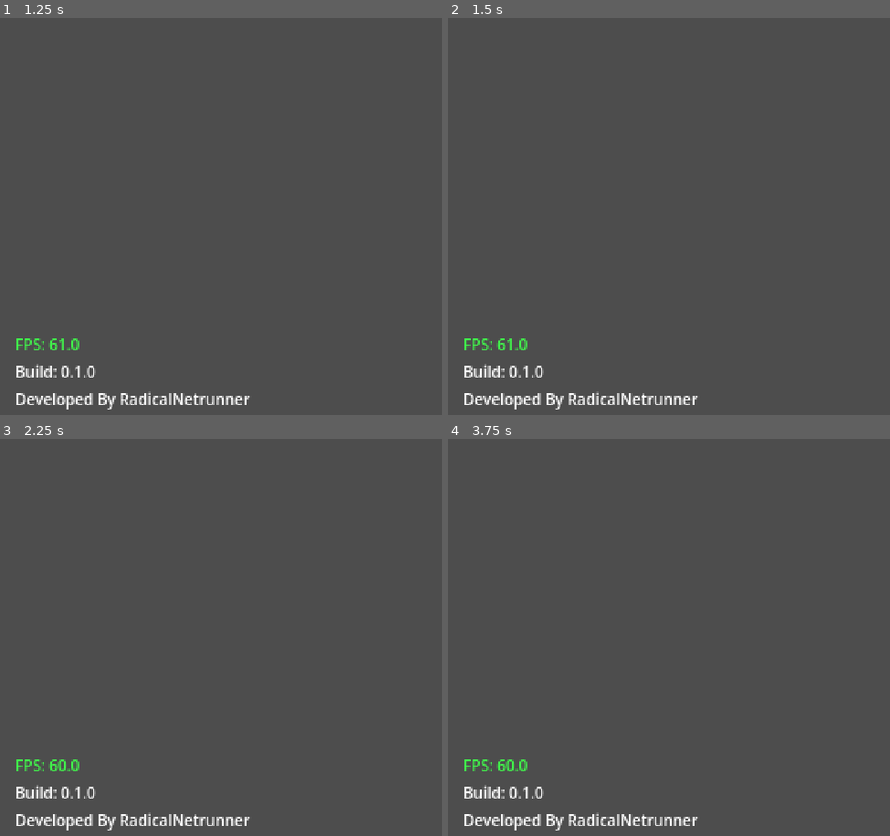
Above: before the commit, frames 1-4 (two rows, left to right).
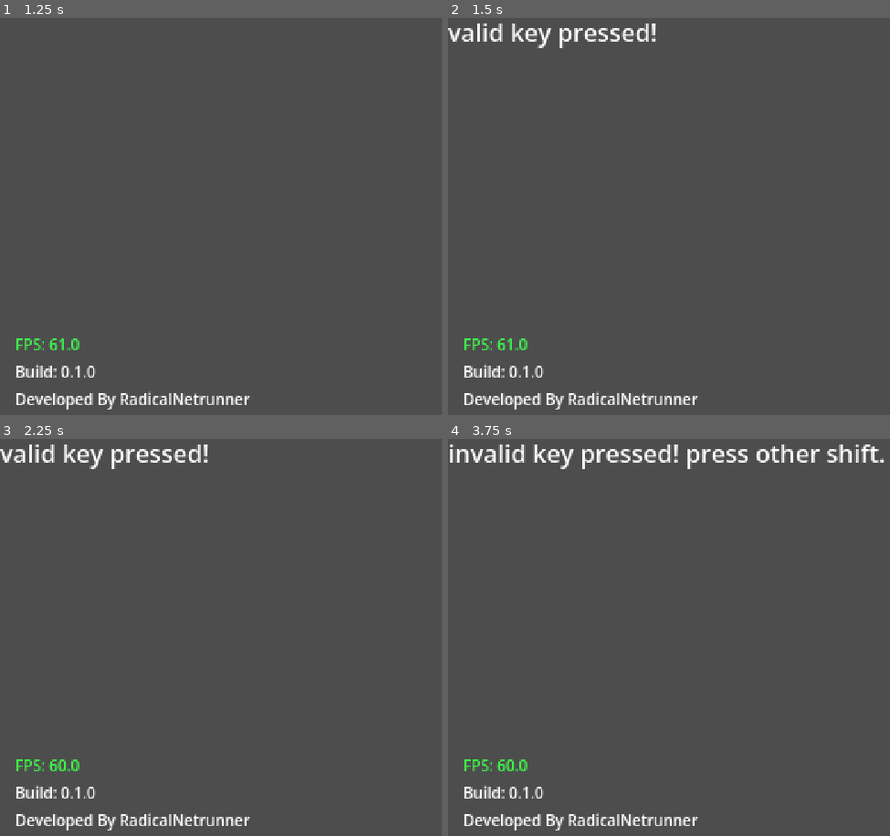
Above: after the commit, the same moments.

Repository: mcneiljv/game-off-2026
Game: Godot game, scene res://src/core/main_game/main.tscn
Same seed, same stepped clock (60 frames per second), same inputs: the game is played once before the commit and once after it.
Inputs:
- Up to frame 1 (1.25 s): tap Enter at 0.5 s
- Up to frame 2 (1.5 s): tap Space at 1.25 s; hold Shift (left_shift) from 1.28 s (still down)
- Up to frame 3 (2.25 s): tap Enter at 2 s; release Shift (left_shift) at 2.03 s
- Up to frame 4 (3.75 s): tap Space at 2.75 s; tap Enter at 3.5 s; hold Shift (left_shift) from 3.53 s (still down)

Frame 1 is identical in both runs. In frame 2, 1.0% of the frame differs, in the area x 0-48%, y 1-8%; in frame 3, 1.0%; in frame 4, 2.1%, in the area x 0-99%, y 1-8%.

Commit message:
Create button valid/invalid signals; Connect signals to label

Diff:
--- /dev/null
+++ b/src/core/main_game/label.gd
@@ -0,0 +1,19 @@
+extends Label
+
+
+# Called when the node enters the scene tree for the first time.
+func _ready() -> void:
+	pass  # Replace with function body.
+
+
+# Called every frame. 'delta' is the elapsed time since the previous frame.
+func _process(_delta: float) -> void:
+	pass
+
+
+func _on_valid_key_press(_key) -> void:
+	text = "valid key pressed!"
+
+
+func _on_invalid_key_press() -> void:
+	text = "invalid key pressed! press other shift."
--- a/src/core/main_game/main.tscn
+++ b/src/core/main_game/main.tscn
@@ -2,57 +2,16 @@
 
 [ext_resource type="Script" uid="uid://d0njw65b6v505" path="res://src/core/main_game/main_game.gd" id="1_h7gx0"]
 [ext_resource type="PackedScene" uid="uid://cnih6qr78gvty" path="res://src/debug/debug_overlay.tscn" id="1_l4v7s"]
+[ext_resource type="Script" uid="uid://bj4w8kp4t2elj" path="res://src/core/main_game/label.gd" id="2_h7gx0"]
 
 [node name="MainGame" type="Node" unique_id=1457933192]
 process_mode = 3
 script = ExtResource("1_h7gx0")
 
-[node name="Systems" type="Node" parent="." unique_id=138654684]
-
-[node name="World" type="Node2D" parent="." unique_id=1346313924]
-process_mode = 1
-
-[node name="LevelRoot" type="Node2D" parent="World" unique_id=611623012]
-unique_name_in_owner = true
-
-[node name="EntityRoot" type="Node2D" parent="World" unique_id=923390212]
-unique_name_in_owner = true
-
-[node name="EffectsRoot" type="Node2D" parent="World" unique_id=1156466051]
-unique_name_in_owner = true
-
-[node name="HudLayer" type="CanvasLayer" parent="." unique_id=1485837813]
-process_mode = 1
-layer = 10
-
-[node name="HudRoot" type="Control" parent="HudLayer" unique_id=1107531036]
-unique_name_in_owner = true
-layout_mode = 3
-anchors_preset = 0
+[node name="Label" type="Label" parent="." unique_id=1428341115]
 offset_right = 40.0
-offset_bottom = 40.0
-
-[node name="PauseLayer" type="CanvasLayer" parent="." unique_id=751595022]
-process_mode = 2
-layer = 20
-
-[node name="PauseRoot" type="Control" parent="PauseLayer" unique_id=94631308]
-unique_name_in_owner = true
-layout_mode = 3
-anchors_preset = 0
-offset_right = 40.0
-offset_bottom = 40.0
-
-[node name="TransitionLayer" type="CanvasLayer" parent="." unique_id=1115629788]
-process_mode = 3
-layer = 100
-
-[node name="TransitionRoot" type="Control" parent="TransitionLayer" unique_id=1757827522]
-unique_name_in_owner = true
-layout_mode = 3
-anchors_preset = 0
-offset_right = 40.0
-offset_bottom = 40.0
+offset_bottom = 23.0
+script = ExtResource("2_h7gx0")
 
 [node name="DebugLayer" type="CanvasLayer" parent="." unique_id=428591197]
 process_mode = 3
--- a/src/core/main_game/main_game.gd
+++ b/src/core/main_game/main_game.gd
@@ -1,12 +1,19 @@
+class_name MainGame
 extends Node
 
+signal valid_key_press(key: Keys)
+signal invalid_key_press
+
 enum Keys { NONE, LEFT, RIGHT }
+
 var last_key_pressed := Keys.NONE
 
 
 # Called when the node enters the scene tree for the first time.
 func _ready() -> void:
-	pass  # Replace with function body.
+	var label_node = get_node("Label")
+	valid_key_press.connect(label_node._on_valid_key_press)
+	invalid_key_press.connect(label_node._on_invalid_key_press)
 
 
 # Called every frame. 'delta' is the elapsed time since the previous frame.
@@ -23,7 +30,7 @@
 
 func _button_press(key: Keys) -> void:
 	if last_key_pressed == key:
-		print("Invalid input. Please press alternate shift key to progress!")
+		invalid_key_press.emit()
 		return
-	print("correct shift hit. progressing.")
+	valid_key_press.emit(key)
 	last_key_pressed = key
Not shown, added: src/core/main_game/label.gd.uid
